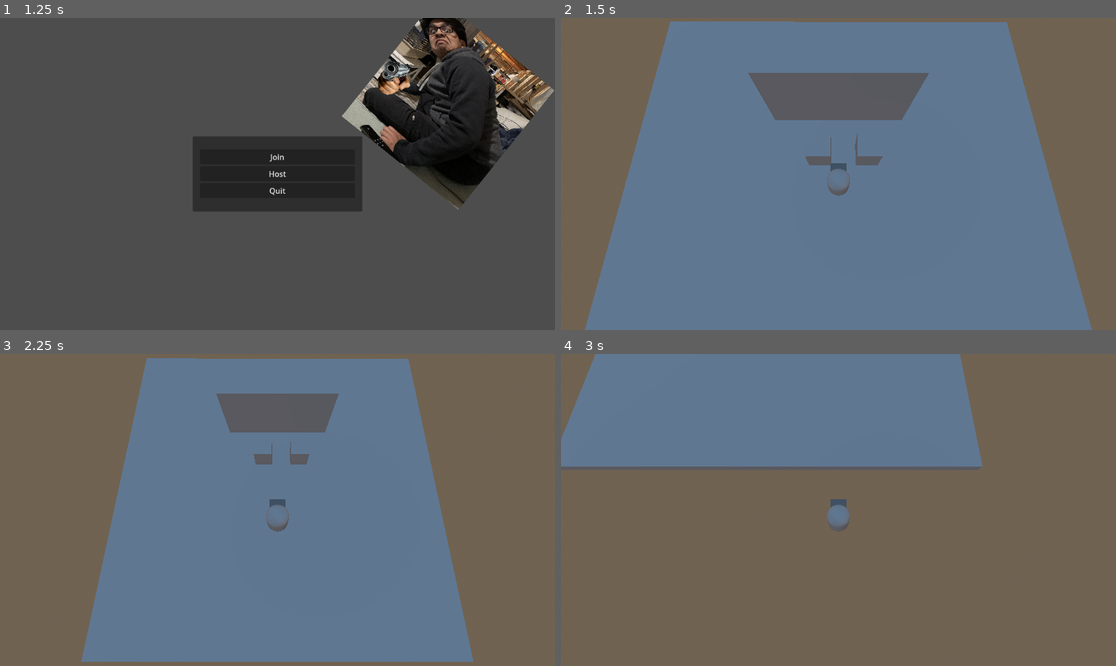
Above: before the commit, frames 1-4 (two rows, left to right).
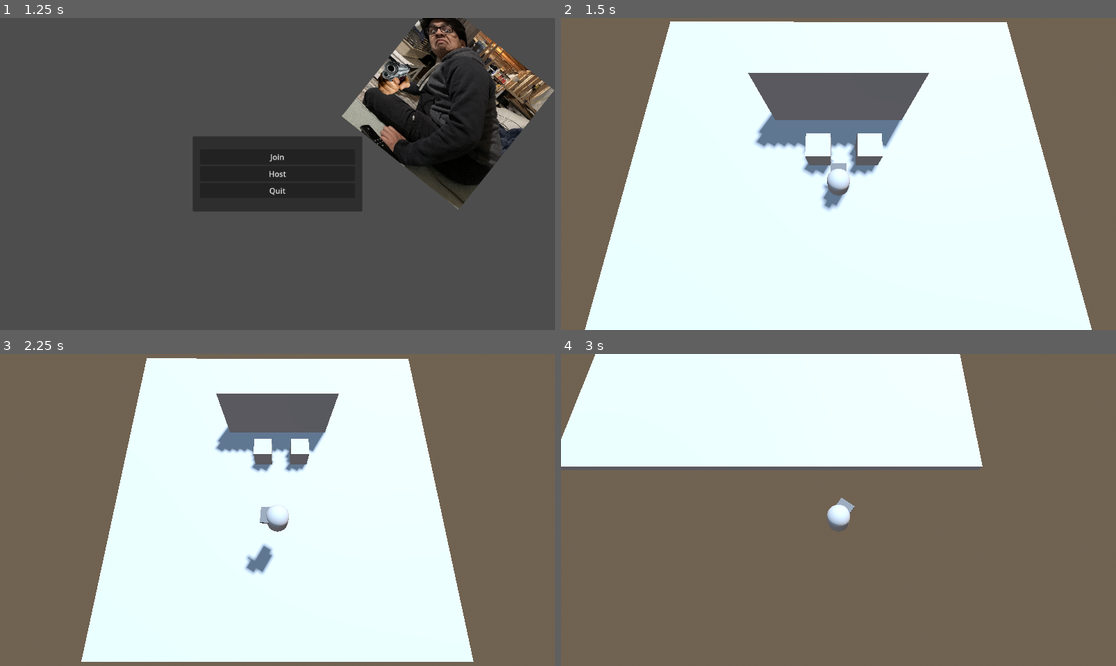
Above: after the commit, the same moments.

Repository: Lightgaia13/godot-4-murder-mystery-game
Game: Godot game, scene res://scenes/levels/multiplayer_start.tscn
Two runs of this game, one before a commit and one after it. Both use one fixed random seed, a clock stepped at 60 frames per second and the inputs below.
Inputs (mouse positions are in pixels of both pictures, inside the frame that each line leads up to):
- Up to frame 1 (1.25 s): tap Enter (ui_accept) at 0.5, 0.77 s; move the mouse to (399, 158) at 0.52 s; hold D (right) from 0.53 s (still down)
- Up to frame 2 (1.5 s): release D (right) at 1.25 s; click "Host" at 1.25 s
- Up to frame 3 (2.25 s): tap Enter (ui_accept) at 2 s; move the mouse to (166, 525) at 2.02 s; hold S (down) from 2.03 s (still down)
- Up to frame 4 (3 s): tap Enter (ui_accept) at 2.27 s; move the mouse to (894, 441) at 2.77 s; release S (down) at 2.78 s; hold D (right) from 2.78 s (still down)

Frame 1 is identical in both runs. In frame 2, 69% of the frame differs, in the area x 4-96%, y 1-100%; in frame 3, 53%; in frame 4, 26%.
Error in both runs: Assertion failed: UPNP Discover Failed! Error 24 (res://scripts/multiplayer_start.gd:55)

Commit message:
Added player rotation toward mouse

Diff:
--- a/scenes/levels/multiplayer_start.tscn
+++ b/scenes/levels/multiplayer_start.tscn
@@ -89,6 +89,10 @@
 use_collision = true
 size = Vector3(0.31624, 0.370635, 0.318296)
 
+[node name="DirectionalLight3D" type="DirectionalLight3D" parent="Level"]
+transform = Transform3D(-0.866023, -0.433016, 0.250001, 0, 0.499998, 0.866027, -0.500003, 0.749999, -0.43301, 0, 0, 0)
+shadow_enabled = true
+
 [node name="MultiplayerSpawner" type="MultiplayerSpawner" parent="."]
 _spawnable_scenes = PackedStringArray("res://scenes/player/player.tscn")
 spawn_path = NodePath("..")
--- a/scenes/player/player.gd
+++ b/scenes/player/player.gd
@@ -4,6 +4,10 @@
 
 const SPEED = 5.0
 const JUMP_VELOCITY = 4.5
+
+#look at mouse variables
+var rayOrigin = Vector3()
+var rayEnd = Vector3()
 
 # Get the gravity from the project settings to be synced with RigidBody nodes.
 var gravity = ProjectSettings.get_setting("physics/3d/default_gravity")
@@ -46,6 +50,18 @@
 
 	move_and_slide()
 
-	#ADDING MOUSE-LOOK AT BEHAVIOR
-	#body.look_at(Vector3(get_viewport().get_mouse_position().x, body.position.y,
-	#get_viewport().get_mouse_position().y))
+	###############################
+	#MOUSE-LOOK AT BEHAVIOR#
+	var space_state = get_world_3d().direct_space_state
+	var mouse_pos = get_viewport().get_mouse_position()
+
+	rayOrigin = camera.project_ray_origin(mouse_pos) # set the ray origin
+	rayEnd = rayOrigin + camera.project_ray_normal(mouse_pos) * 2000 # set ray end-point
+
+	var query = PhysicsRayQueryParameters3D.create(rayOrigin, rayEnd) # create ray query
+
+	var intersection = space_state.intersect_ray(query) # get the ray hit
+
+	if not intersection.is_empty(): # check if a valid ray hit exists and rotate toward it
+		var pos = intersection.position
+		$PlayerBody.look_at(Vector3(pos.x, position.y, pos.z), Vector3(0,1,0))
--- a/scenes/player/player.tscn
+++ b/scenes/player/player.tscn
@@ -15,6 +15,9 @@
 properties/0/path = NodePath(".:position")
 properties/0/spawn = true
 properties/0/sync = true
+properties/1/path = NodePath("PlayerBody:rotation")
+properties/1/spawn = true
+properties/1/sync = true
 
 [node name="player" type="CharacterBody3D"]
 transform = Transform3D(0.28, 0, 0, 0, 0.28, 0, 0, 0, 0.28, 0, 0, 0)
@@ -24,17 +27,21 @@
 transform = Transform3D(1, 0, 0, 0, 1, 0, 0, 0, 1, 0, 1, 0)
 shape = SubResource("CapsuleShape3D_nc5qy")
 
-[node name="MeshInstance3D" type="MeshInstance3D" parent="."]
+[node name="PlayerBody" type="Node3D" parent="."]
+
+[node name="MeshInstance3D" type="MeshInstance3D" parent="PlayerBody"]
 transform = Transform3D(1, 0, 0, 0, 1, 0, 0, 0, 1, 0, 1, 0)
 mesh = SubResource("CapsuleMesh_dktol")
+skeleton = NodePath("../..")
 
-[node name="MeshInstance3D2" type="MeshInstance3D" parent="."]
+[node name="MeshInstance3D2" type="MeshInstance3D" parent="PlayerBody"]
 transform = Transform3D(0.682534, 0, 0, 0, 0.174232, 0, 0, 0, 0.476105, 0, 1.57837, -0.484071)
 material_override = SubResource("StandardMaterial3D_lxptc")
 mesh = SubResource("BoxMesh_o40dj")
+skeleton = NodePath("../..")
 
 [node name="Camera3D" type="Camera3D" parent="."]
-transform = Transform3D(1, 0, 0, 0, 0.258819, 0.965926, 0, -0.965926, 0.258819, 0, 10, 2)
+transform = Transform3D(3.57143, 0, 0, 0, 0.924354, 3.44974, 0, -3.44974, 0.924354, 0, 10, 2)
 
 [node name="MultiplayerSynchronizer" type="MultiplayerSynchronizer" parent="."]
 replication_config = SubResource("SceneReplicationConfig_8et5r")
